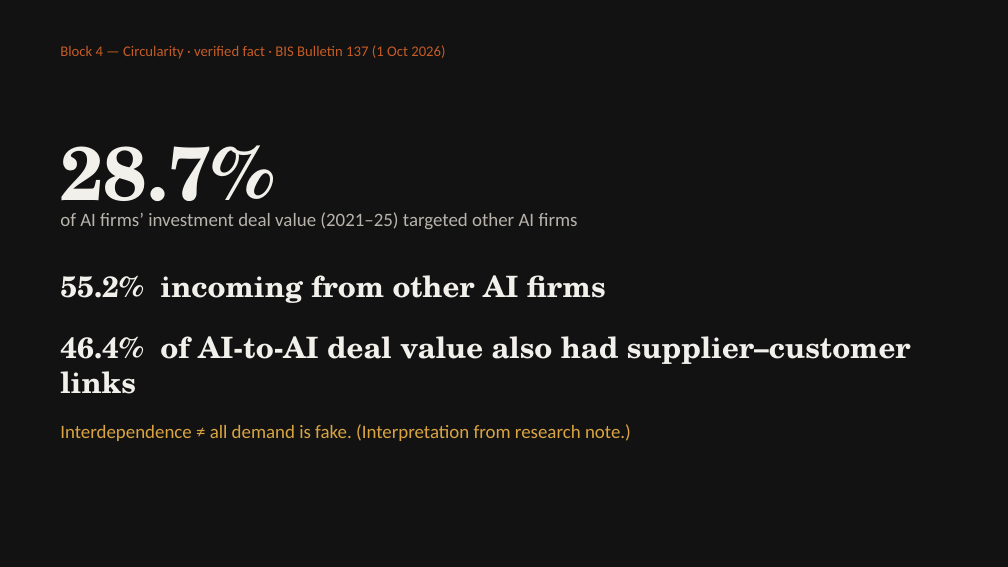
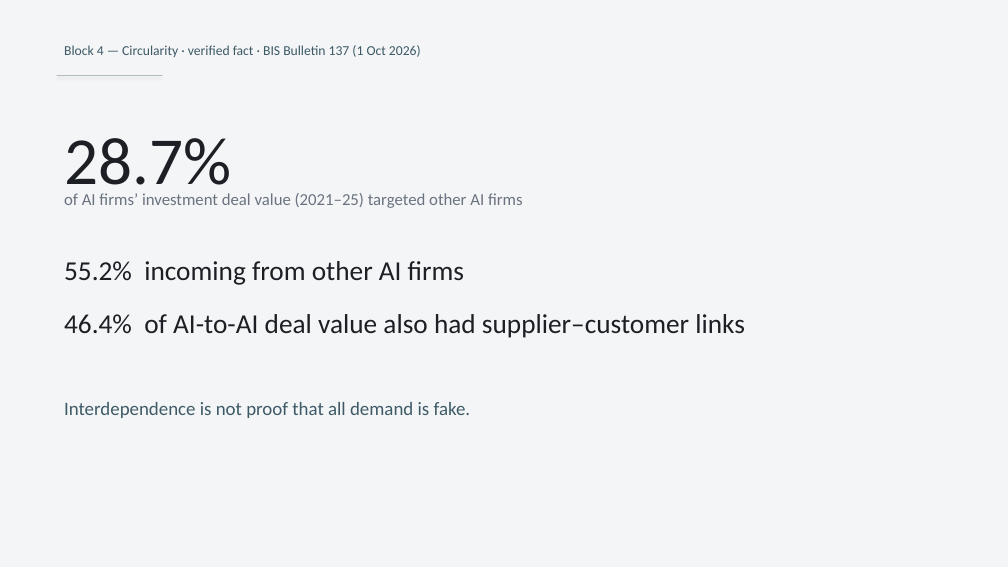
Before and after one commit to kleinstkariert/critical-vibe-coding, a slide deck: slide 13 of course/lectures/01-welcome-landscape-slideshow/01-welcome-landscape.pptx (slide 11 before the commit). Drawn at 1008x567 pixels with LibreOffice and Linux fonts; fonts in the diff are those of the drawing. Boxes give left, top, right and bottom in pixels: in the first picture for what was removed or moved away, otherwise in the second. Text is boxed around its words. In the diff, an @@ line names an element or a change of style, - is before the commit and + after.

```diff
--- a/course/lectures/01-welcome-landscape-slideshow/01-welcome-landscape.pptx
+++ b/course/lectures/01-welcome-landscape-slideshow/01-welcome-landscape.pptx
@@ rectangle at (0, 0, 1008, 567): fill #121212 to #F4F5F7 @@
@@ text "Block 4 — Circularity · ..." at (64, 45, 421, 57): size 14 to 13 pt, text colour #C45C26 to #3D5A66 @@
@@ rectangle added at (57, 76, 163, 76), fill #3D5A66 @@
@@ text "28.7%": place and size @@
-text "28.7%" at (60, 145, 274, 226)
+text "28.7%" at (64, 138, 231, 200)
@@ text "28.7%" at (64, 138, 231, 200): size 72 to 64 pt, font TeX Gyre Schola to Calibri, text colour #F2F0EB to #1C1F24, bold off @@
@@ text "of AI firms’ investment deal ...": place and size @@
-text "of AI firms’ investment deal ..." at (60, 212, 578, 229)
+text "of AI firms’ investment deal ..." at (64, 193, 523, 208)
@@ text "of AI firms’ investment deal ..." at (64, 193, 523, 208): size 18 to 16 pt, text colour #B8B4AC to #6B7380 @@
@@ text "55.2% incoming from other AI ...": place and size @@
-text "55.2% incoming from other AI ..." at (60, 275, 606, 303)
+text "55.2% incoming from other AI ..." at (64, 261, 464, 285)
@@ text "55.2% incoming from other AI ..." at (64, 261, 464, 285): size 28 to 26 pt, font TeX Gyre Schola to Calibri, text colour #F2F0EB to #1C1F24, bold off @@
@@ text "46.4% of AI-to-AI deal value ..." at (64, 314, 745, 338): size 28 to 26 pt, font TeX Gyre Schola to Calibri, text colour #F2F0EB to #1C1F24, bold off @@
@@ text "46.4% of AI-to-AI deal value ...": place and size @@
-text "46.4% of AI-to-AI deal value ..." at (60, 336, 911, 394)
+text "46.4% of AI-to-AI deal value ..." at (64, 314, 745, 338)
@@ text at (64, 402, 471, 418): text changed; text colour #D9A441 to #3D5A66 @@
-Interdependence ≠ all demand is fake. (Interpretation from research note.)
+Interdependence is not proof that all demand is fake.
```
Also in this commit, not shown: 11 other slides changed, 8 slides added, 7 slides removed, 11 other files.
